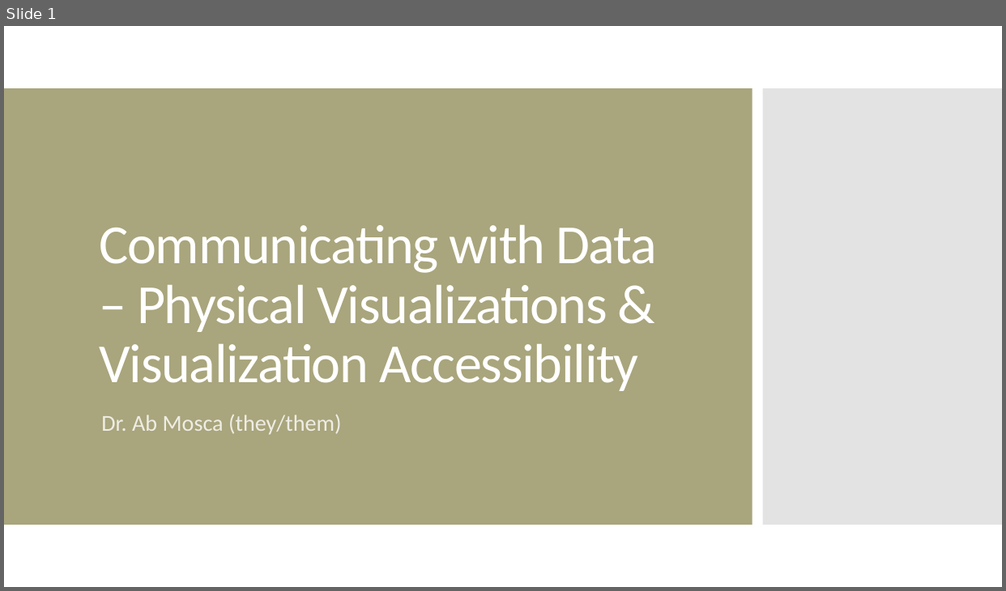
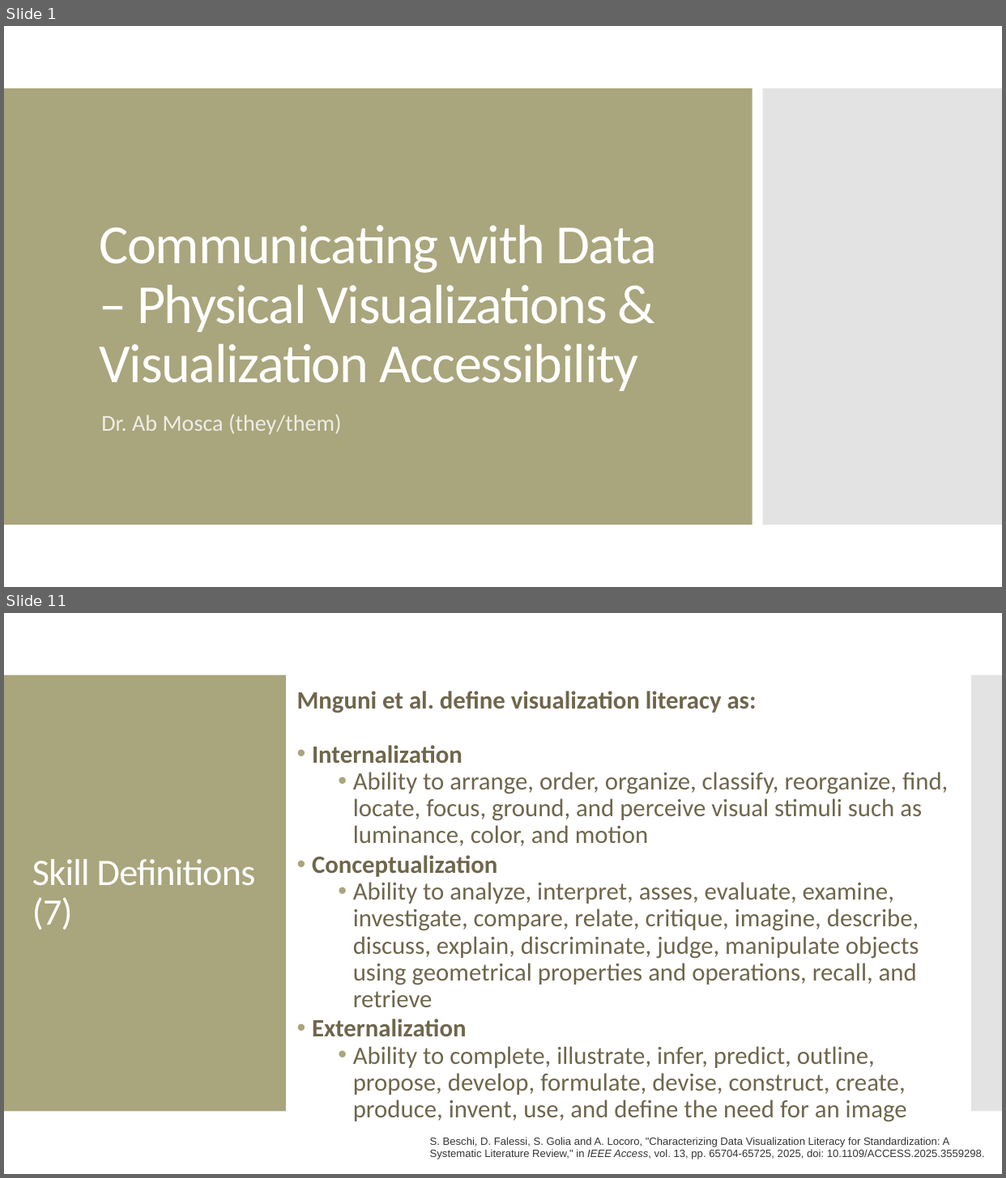
Before and after one commit to amosca01/SDS-CSC109, a slide deck: slides/13-visualization-literacy.pptx. Shown one above the other, each under a label of ours: slide 1 before the commit, slides 1 and 11 after it; the slides between them are not shown. The pictures are 1006x591 and 1006x1178 pixels, drawn with LibreOffice and Linux fonts; fonts in the diff are those of the drawing. Boxes give left, top, right and bottom in pixels: in the first picture for what was removed or moved away, otherwise in the second. Text is boxed around its words. In the diff, an @@ line names an element or a change of style, - is before the commit and + after.

Commit message:
class

```diff
--- a/slides/13-visualization-literacy.pptx
+++ b/slides/13-visualization-literacy.pptx
@@ slide 11 added at <box>4,613,1002,1174</box>, background #FFFFFF @@
@@ rectangle added at <box>4,675,286,1112</box>, fill #A9A57C @@
@@ rectangle added at <box>971,675,1002,1112</box>, fill #C8C8C8 at 50% opacity @@
@@ text added at <box>297,691,948,1122</box>, 24 pt, text #6F664C @@
+Mnguni et al. define visualization literacy as:
+• Internalization
+  • Ability to arrange, order, organize, classify, reorganize, find, locate, focus, ground, and perceive visual stimuli such as luminance, color, and motion
+• Conceptualization
+  • Ability to analyze, interpret, asses, evaluate, examine, investigate, compare, relate, critique, imagine, describe, discuss, explain, discriminate, judge, manipulate objects using geometrical properties and operations, recall, and retrieve
+• Externalization
+  • Ability to complete, illustrate, infer, predict, outline, propose, develop, formulate, devise, construct, create, produce, invent, use, and define the need for an image
@@ title added at <box>32,859,256,930</box>, 36 pt, text #FFFFFF @@
+Skill Definitions (7)
@@ text added at <box>430,1137,985,1160</box>, 10.2 pt, text #333333 @@
+S. Beschi, D. Falessi, S. Golia and A. Locoro, "Characterizing Data Visualization Literacy for Standardization: A Systematic Literature Review," in IEEE Access, vol. 13, pp. 65704-65725, 2025, doi: 10.1109/ACCESS.2025.3559298.
```
Also in this commit, not shown: 1 slide changed, 36 other slides added, 4 other files.
